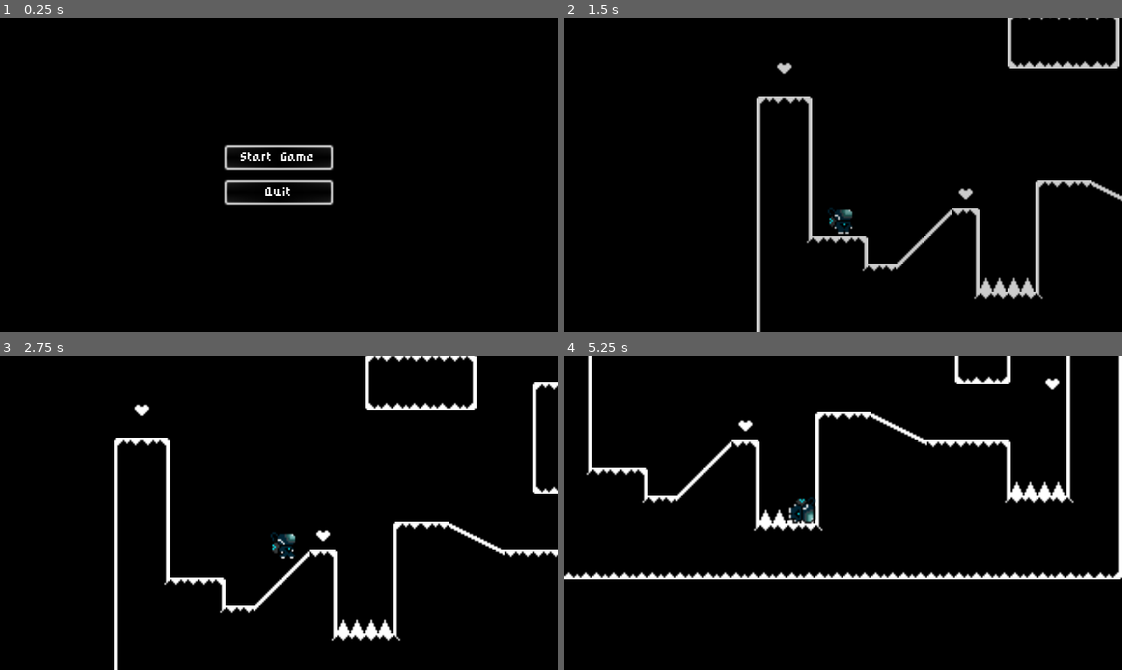
Above: before the commit, frames 1-4 (two rows, left to right).
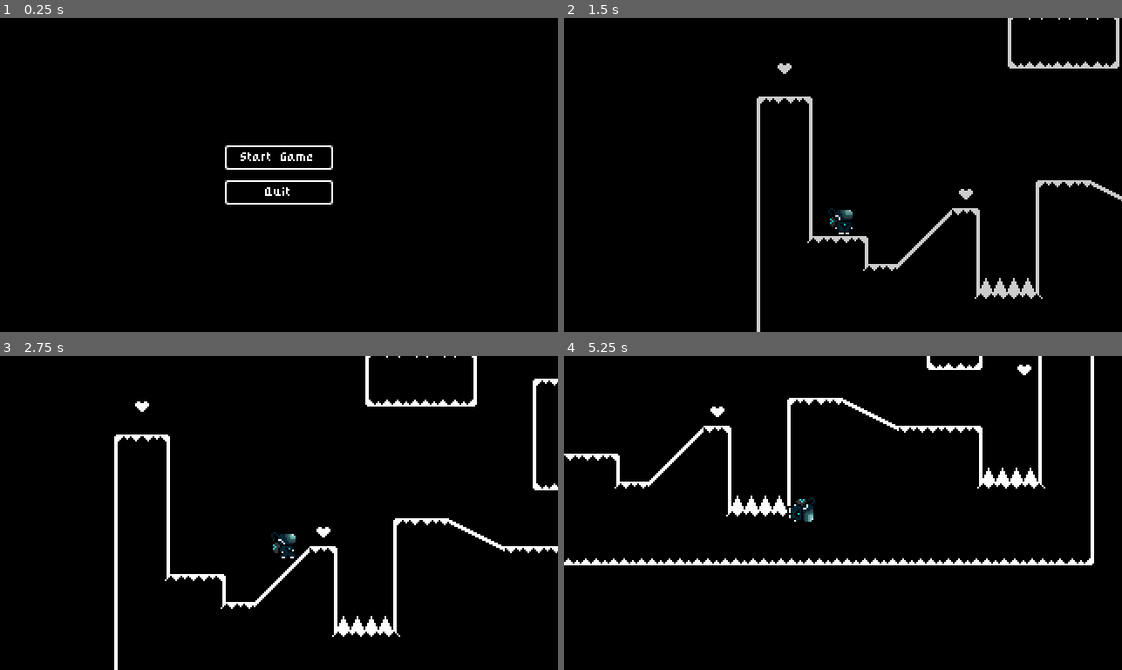
Above: after the commit, the same moments.

Repository: Mpprobst/BadIsGood
Game: Godot game, scene res://Scenes/UI/start_menu.tscn
The game is run twice, just before and just after one commit, with the same random seed, the same clock (stepped at 60 frames per second) and the same inputs.
Inputs:
- Up to frame 1 (0.25 s): no input
- Up to frame 2 (1.5 s): click "Start Game" at 0.5 s; tap Enter at 1.25 s
- Up to frame 3 (2.75 s): hold Enter (Move_Right) from 2.03 s (still down)
- Up to frame 4 (5.25 s): release Enter (Move_Right) at 2.78 s; tap Space at 3.5 s; hold Enter (Move_Right) 3.53-5.03 s; tap Space (Jump) at 4.52 s; tap K (Kill) at 4.9 s

The runs differ from the first frame. In frame 1, 1.2% of the frame differs, in the area x 40-60%, y 40-60%; in frame 2, 1.6%; in frame 3, 3.6%; in frame 4, 10%, in the area x 0-100%, y 0-72%.

Commit message:
Add player sprite to prefabs

Diff:
--- a/Scenes/Prefabs/corpse.tscn
+++ b/Scenes/Prefabs/corpse.tscn
@@ -1,6 +1,6 @@
 [gd_scene load_steps=3 format=3 uid="uid://d0fnucn80w50q"]
 
-[ext_resource type="Texture2D" uid="uid://dstsdhmp7hou0" path="res://Sprites/player.png" id="1_y7i6u"]
+[ext_resource type="Texture2D" uid="uid://dx6ecapmvge53" path="res://Sprites/player for bad game.png" id="1_0filb"]
 
 [sub_resource type="RectangleShape2D" id="RectangleShape2D_oyfnt"]
 size = Vector2(6, 15)
@@ -11,7 +11,7 @@
 [node name="Sprite" type="Sprite2D" parent="."]
 modulate = Color(0.81502, 3.58574e-06, 7.70092e-07, 1)
 position = Vector2(-2.035, -10)
-texture = ExtResource("1_y7i6u")
+texture = ExtResource("1_0filb")
 region_enabled = true
 region_rect = Rect2(0, 0, 20, 20)
 
--- a/Scenes/Prefabs/player.tscn
+++ b/Scenes/Prefabs/player.tscn
@@ -79,10 +79,10 @@
 }]
 
 [sub_resource type="RectangleShape2D" id="RectangleShape2D_e0iao"]
-size = Vector2(12, 16)
+size = Vector2(8, 16)
 
 [sub_resource type="RectangleShape2D" id="RectangleShape2D_6da6y"]
-size = Vector2(10, 14.5)
+size = Vector2(6, 14.5)
 
 [node name="Player" type="CharacterBody2D"]
 z_index = 5
--- a/Scripts/BadGame.gd
+++ b/Scripts/BadGame.gd
@@ -25,7 +25,8 @@
 
 	#get_tree().paused = true
 
-func spawn_corpse(pos):
+func spawn_corpse(pos, rot):
 	var body = corpse.instantiate()
 	corpses.add_child(body)
 	body.position = pos
+	body.rotation = rot
--- a/Scripts/player.gd
+++ b/Scripts/player.gd
@@ -46,6 +46,9 @@
 	# TODO: set the kill key to some random key? small chance players just kill themselves
 
 func _unhandled_key_input(event):
+	if dying or dead:
+		return
+
 	# this here becuase input detection is paused for a few frames
 	if not has_moved_left and not input_actions.has("Move_Left"):
 		has_moved_left = true
@@ -73,7 +76,6 @@
 
 		# TODO: play sfx like a robot serv
 
-
 func _physics_process(delta):
 	apply_gravity(delta)
 	if Input.is_action_just_pressed("Kill"):
@@ -187,13 +189,16 @@
 		die()
 	move_val = 0
 	dying = true
-	rotation = deg_to_rad(90)
+	rotation = deg_to_rad(90)	# TODO: this based on damage direction
 
 func die():
+	if dead:
+		return
 	print("die")
 	dead = true
-	rotation = deg_to_rad(90)
+	move_val = 0
+	rotation = deg_to_rad(90)	# TODO: this based on if there is a wall in front
 	await get_tree().create_timer(1.0).timeout
-	player_died.emit(global_position)
+	player_died.emit(global_position, rotation)
 	reset()
 	# TODO: bug here where we can start on top of a corpse
--- a/project.godot
+++ b/project.godot
@@ -68,5 +68,6 @@
 
 [rendering]
 
+textures/canvas_textures/default_texture_filter=0
 renderer/rendering_method="gl_compatibility"
 renderer/rendering_method.mobile="gl_compatibility"
Not shown: 4 places in Scenes/Prefabs/player.tscn that only renumber resources
